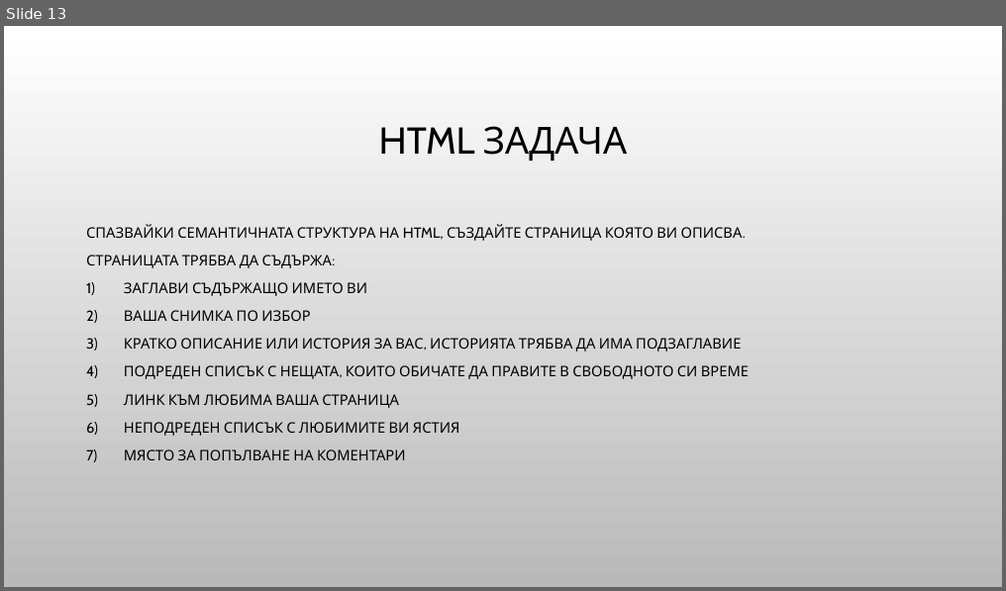
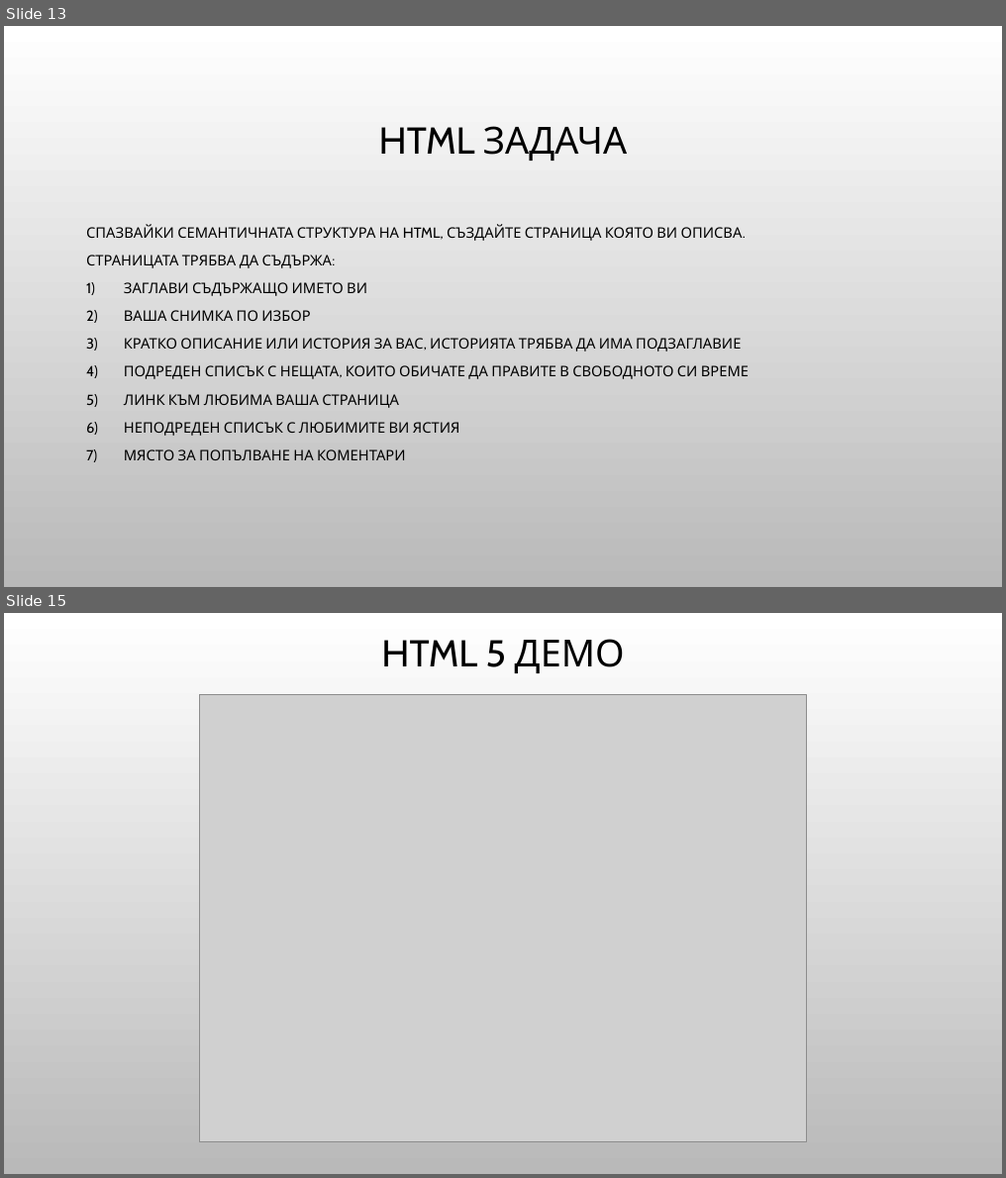
Before and after one commit to Bilyukov/php-mysql-course, a slide deck: 02.html-basics.pptx. Shown one above the other, each under a label of ours: slide 13 before the commit, slides 13 and 15 after it; the slides between them are not shown. The pictures are 1006x591 and 1006x1178 pixels, drawn with LibreOffice and Linux fonts; fonts in the diff are those of the drawing; grey boxes stand for pictures; background and template pictures are left out. Boxes give left, top, right and bottom in pixels: in the first picture for what was removed or moved away, otherwise in the second. Text is boxed around its words. In the diff, an @@ line names an element or a change of style, - is before the commit and + after.

Commit message:
Finalized HTML Basics Presentation and Examples

```diff
--- a/02.html-basics.pptx
+++ b/02.html-basics.pptx
@@ slide 15 added at (x1=4, y1=613, x2=1002, y2=1174), background picture (left out) @@
@@ title added at (x1=381, y1=639, x2=625, y2=673), 36 pt, text #000000 @@
+HTML 5 ДЕМО
@@ picture added at (x1=200, y1=694, x2=807, y2=1142) @@
```
Also in this commit, not shown: 1 slide changed, 1 other slide added, 6 other files.
